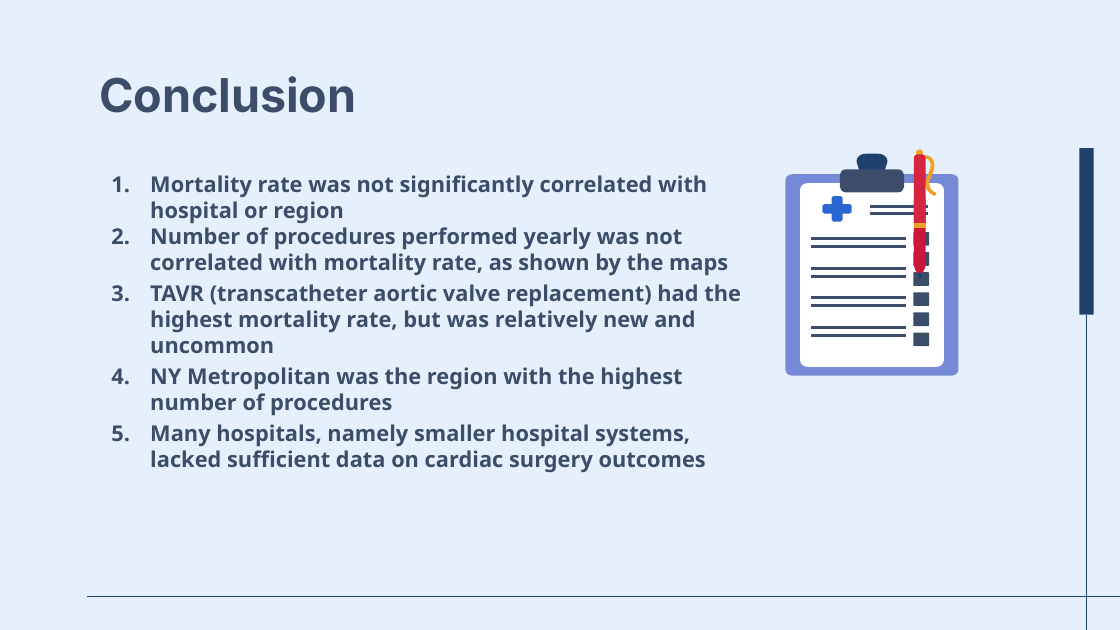
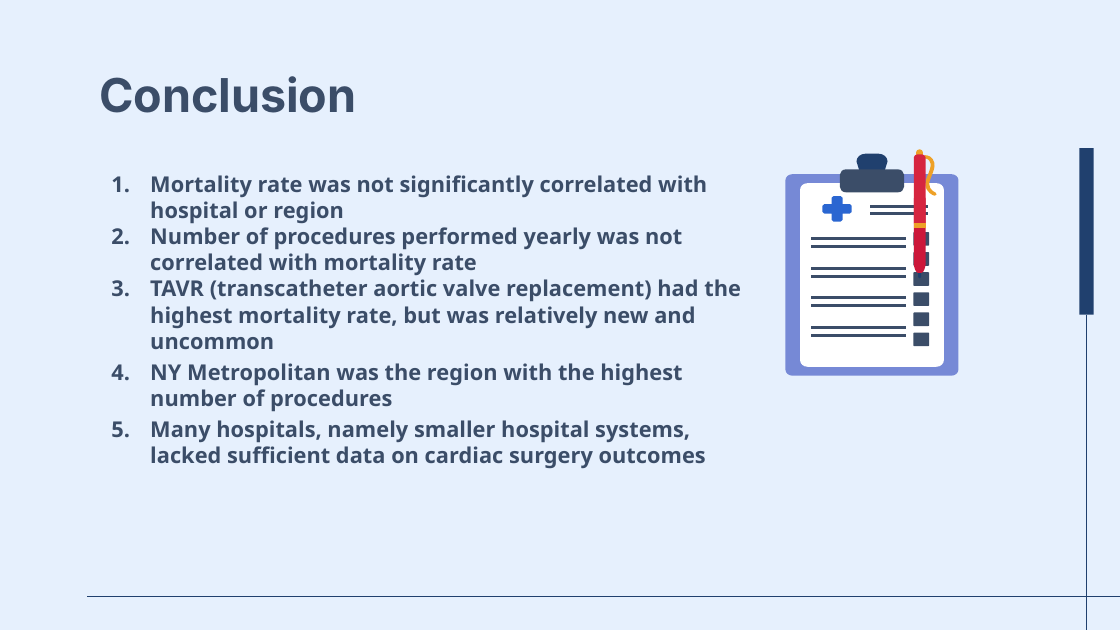
Before and after one commit to JacobYoutsey/BIS15W2025_group1, a slide deck: slide 6 of presentation/Bis015L Group 1 Project final.pptx. Drawn at 1120x630 pixels with LibreOffice and Linux fonts; fonts in the diff are those of the drawing. Boxes give left, top, right and bottom in pixels: in the first picture for what was removed or moved away, otherwise in the second. Text is boxed around its words. In the diff, an @@ line names an element or a change of style, - is before the commit and + after.

Commit message:
slight tweak to slides

```diff
--- a/presentation/Bis015L Group 1 Project final.pptx
+++ b/presentation/Bis015L Group 1 Project final.pptx
@@ subtitle at [150, 227, 682, 275]: text changed @@
-2. Number of procedures performed yearly was not correlated with mortality rate, as shown by the maps
+2. Number of procedures performed yearly was not correlated with mortality rate
@@ subtitle at [150, 279, 741, 349]: less space between paragraphs @@
```
